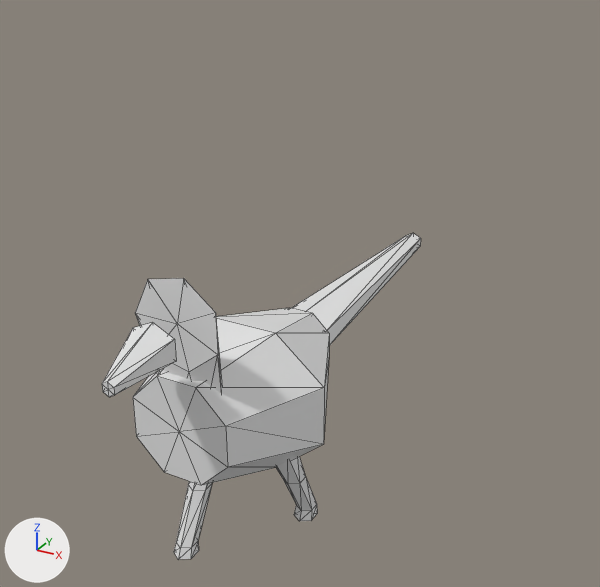
Before and after pictures for a commit that changed the OBJ model data/animals/urubu/walk/2.obj.
Camera for both pictures: a camera (50 mm lens) standing at (0.71, -1.087, 1.069) and looking at (0.019, 0.171, 0.44). The lights are fixed; the arrows at lower left show +X, +Y and +Z. The first picture is the older version. Mesh edges are drawn as thin lines. Where no turn or scale is listed for an object, it has been applied to the vertices.

The first picture shows 'urubu_walk_2'.
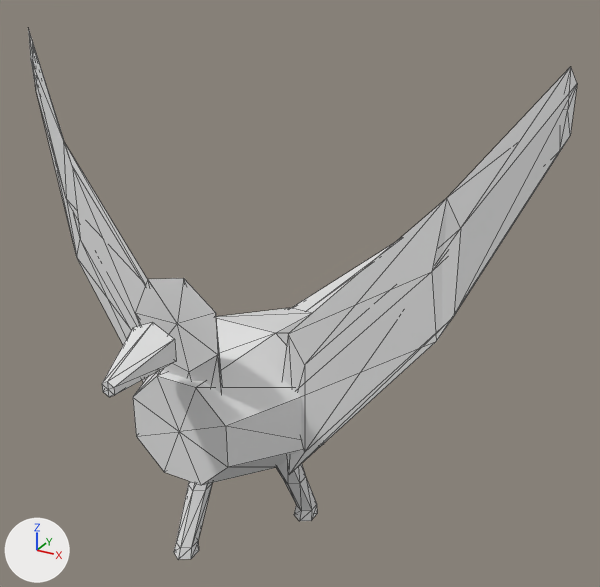
Changed parts and their boxes [x1, y1, x2, y2] in the pictures (600 x 587 px):
'urubu_walk_2', reshaped (72% wider, 63% taller)
    before: [102, 233, 421, 559]
    after: [28, 28, 577, 559]
part 1 of me_urubu_walk_2, added
    after: [28, 28, 148, 383]
part 2 of me_urubu_walk_2, added
    after: [283, 67, 577, 474]

Edits to the bpy script that builds the scene:
```text
Change me_urubu_walk_2:
    used by ob_urubu_walk_2; location = (0.0, 0.0, 0.0)
    remove me_urubu_walk_2.from_pydata(...)  # 122 vertices, 220 faces; spans x -0.159..0.159, y -0.35..0.682, z 0.0..0.601
    add me_urubu_walk_2.from_pydata(...)  # 156 vertices, 280 faces; spans x -0.495..0.493, y -0.35..0.682, z 0.0..0.903
    me_urubu_walk_2 part 1: a new loose piece of 17 vertices spanning x -0.495..-0.108, y -0.054..0.066, z 0.205..0.903
    me_urubu_walk_2 part 2: a new loose piece of 17 vertices spanning x 0.103..0.493, y -0.055..0.066, z 0.205..0.903
```
